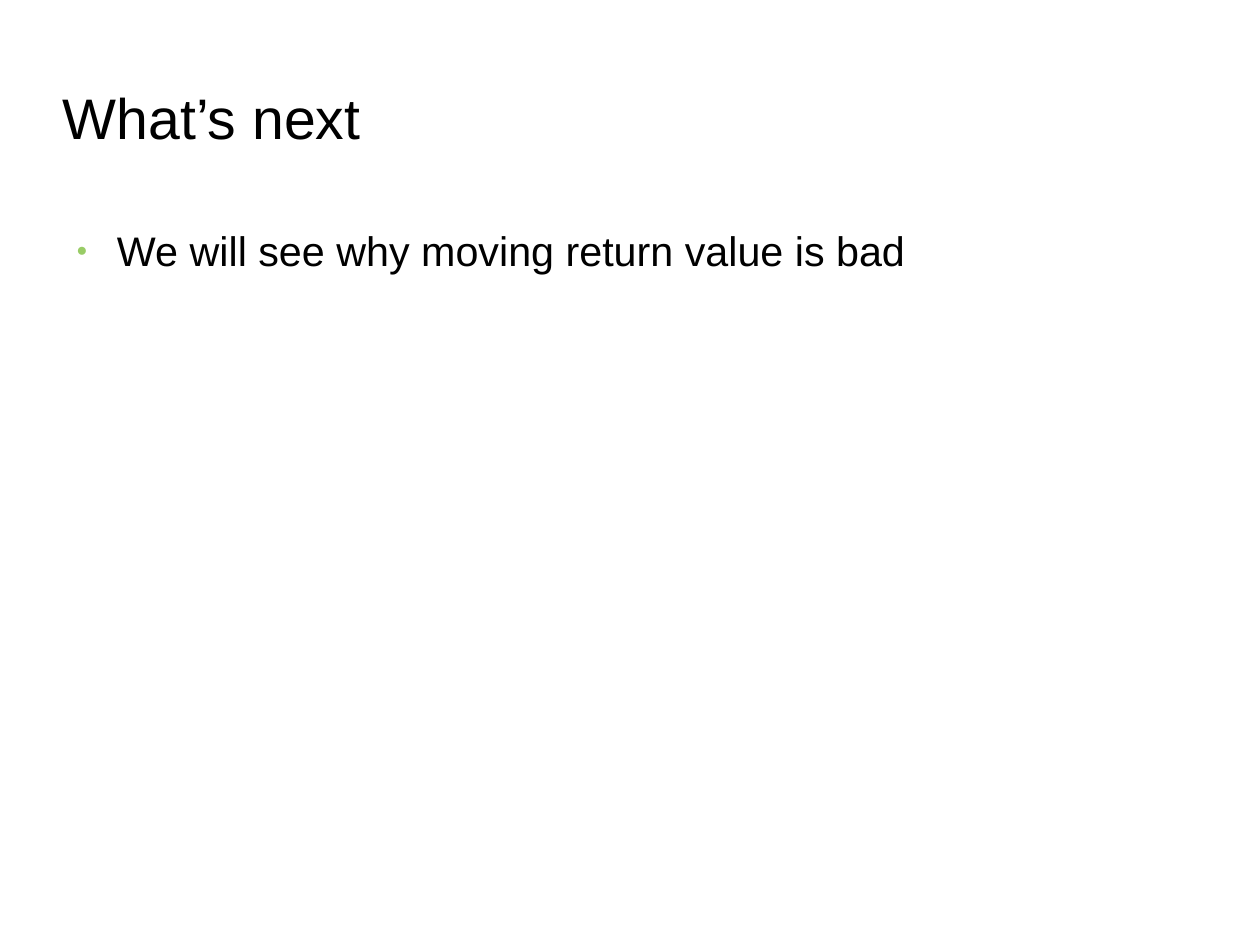
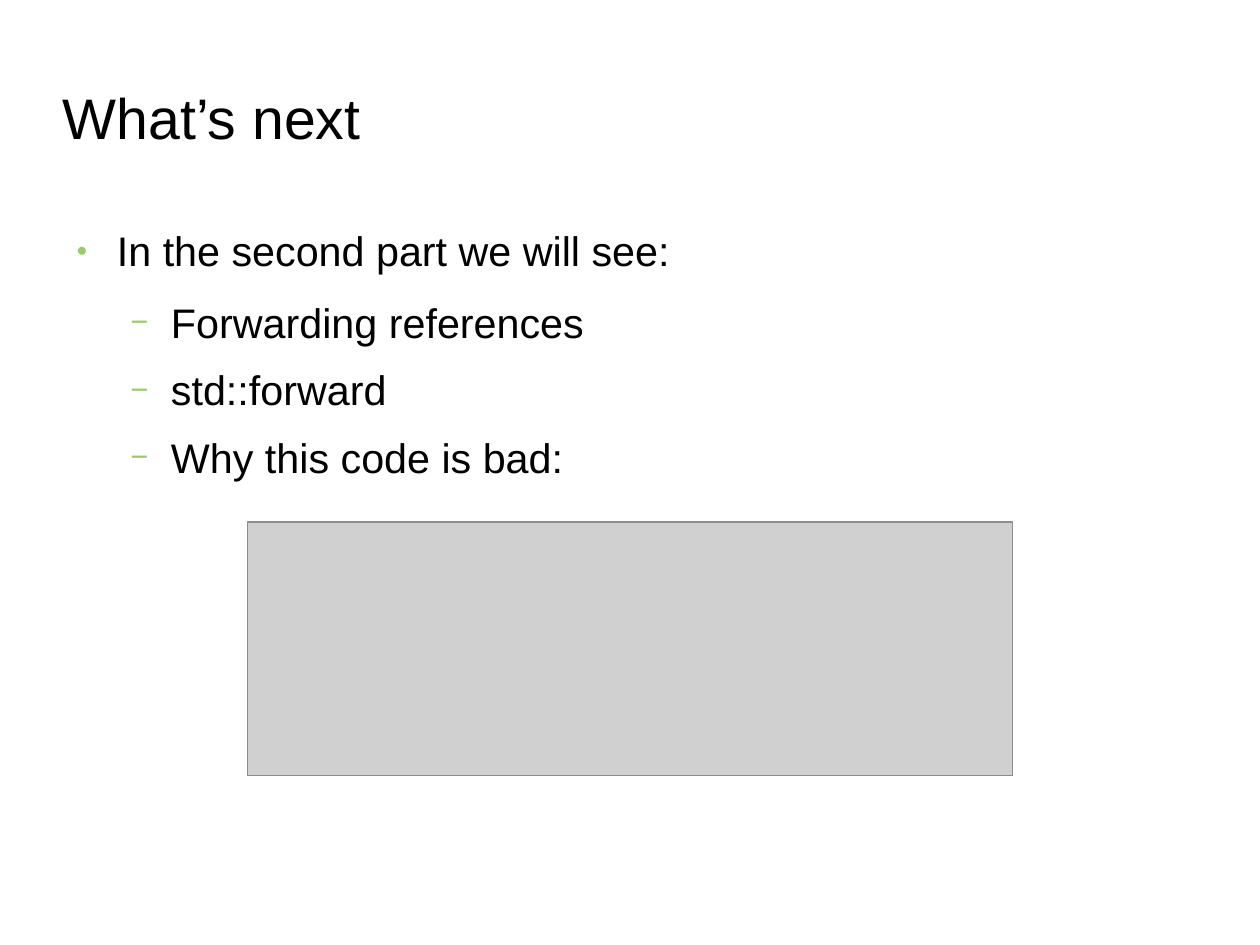
Before and after one commit to FranckRJ/CPP-trainings, a slide deck: slide 19 of traning-move.odp. Drawn at 1260x945 pixels with LibreOffice and Linux fonts; fonts in the diff are those of the drawing; grey boxes stand for pictures; background and template pictures are left out. Boxes give left, top, right and bottom in pixels: in the first picture for what was removed or moved away, otherwise in the second. Text is boxed around its words. In the diff, an @@ line names an element or a change of style, - is before the commit and + after.

```diff
--- a/traning-move.odp
+++ b/traning-move.odp
@@ text at (117,236,670,481): text changed @@
-● We will see why moving return value is bad
+● In the second part we will see:
+  − Forwarding references
+  − std::forward
+  − Why this code is bad:
@@ picture added at (248,523,1013,776) @@
```
Also in this commit, not shown: 6 other slides changed, 1 other file.
